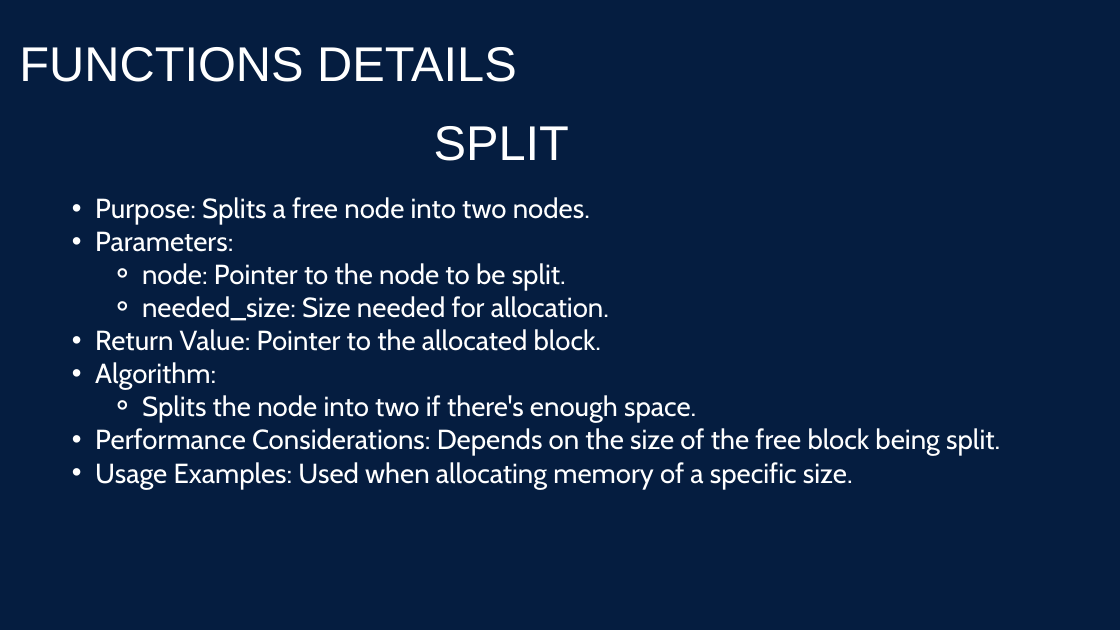
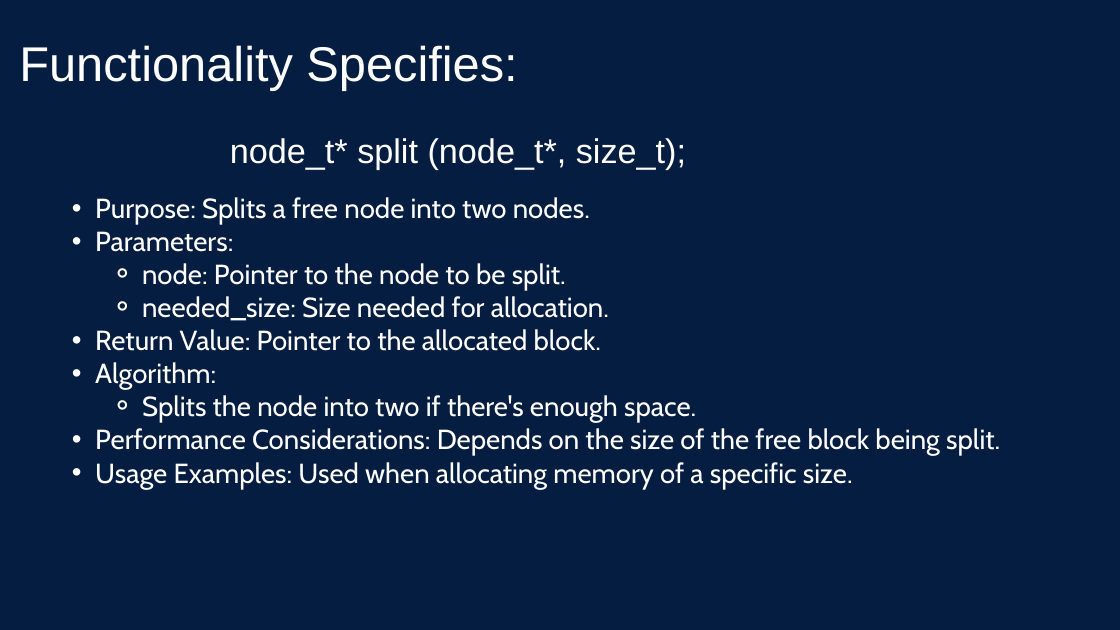
Before and after one commit to m7meda7medd/STM_SystemProgramming_Linux_Tasks, a slide deck: slide 17 of HeapMemoryManager/Presentation/HMM_Presentation.pptx. Drawn at 1120x630 pixels with LibreOffice and Linux fonts; fonts in the diff are those of the drawing. Boxes give left, top, right and bottom in pixels: in the first picture for what was removed or moved away, otherwise in the second. Text is boxed around its words. In the diff, an @@ line names an element or a change of style, - is before the commit and + after.

```diff
--- a/HeapMemoryManager/Presentation/HMM_Presentation.pptx
+++ b/HeapMemoryManager/Presentation/HMM_Presentation.pptx
@@ text at (19, 45, 517, 91): text changed @@
-FUNCTIONS DETAILS
+Functionality Specifies:
@@ text at (230, 138, 686, 170): text changed; size 62.7 to 44 pt @@
-SPLIT
+node_t* split (node_t*, size_t);
```
Also in this commit, not shown: 23 other slides changed, 14 slides added, 14 slides removed.
